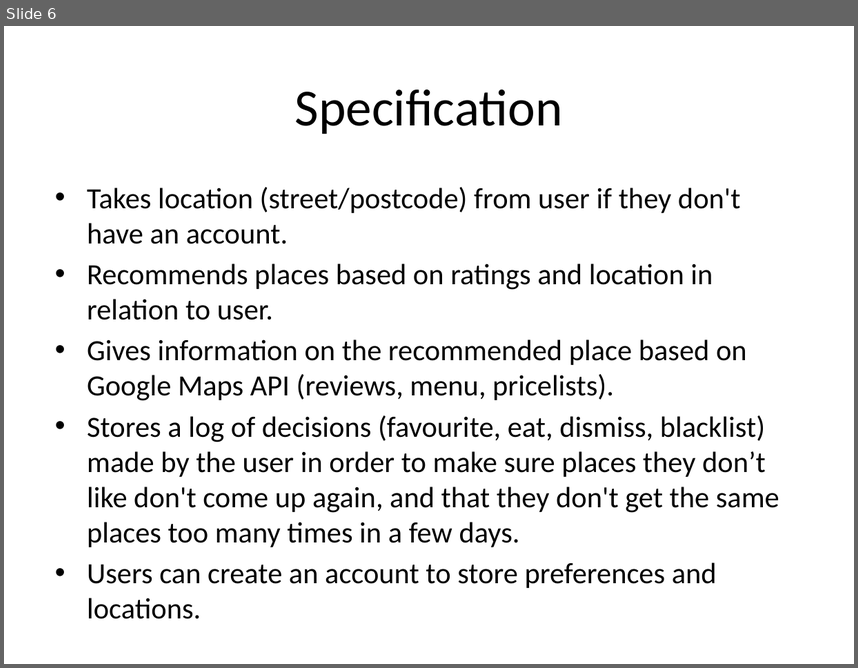
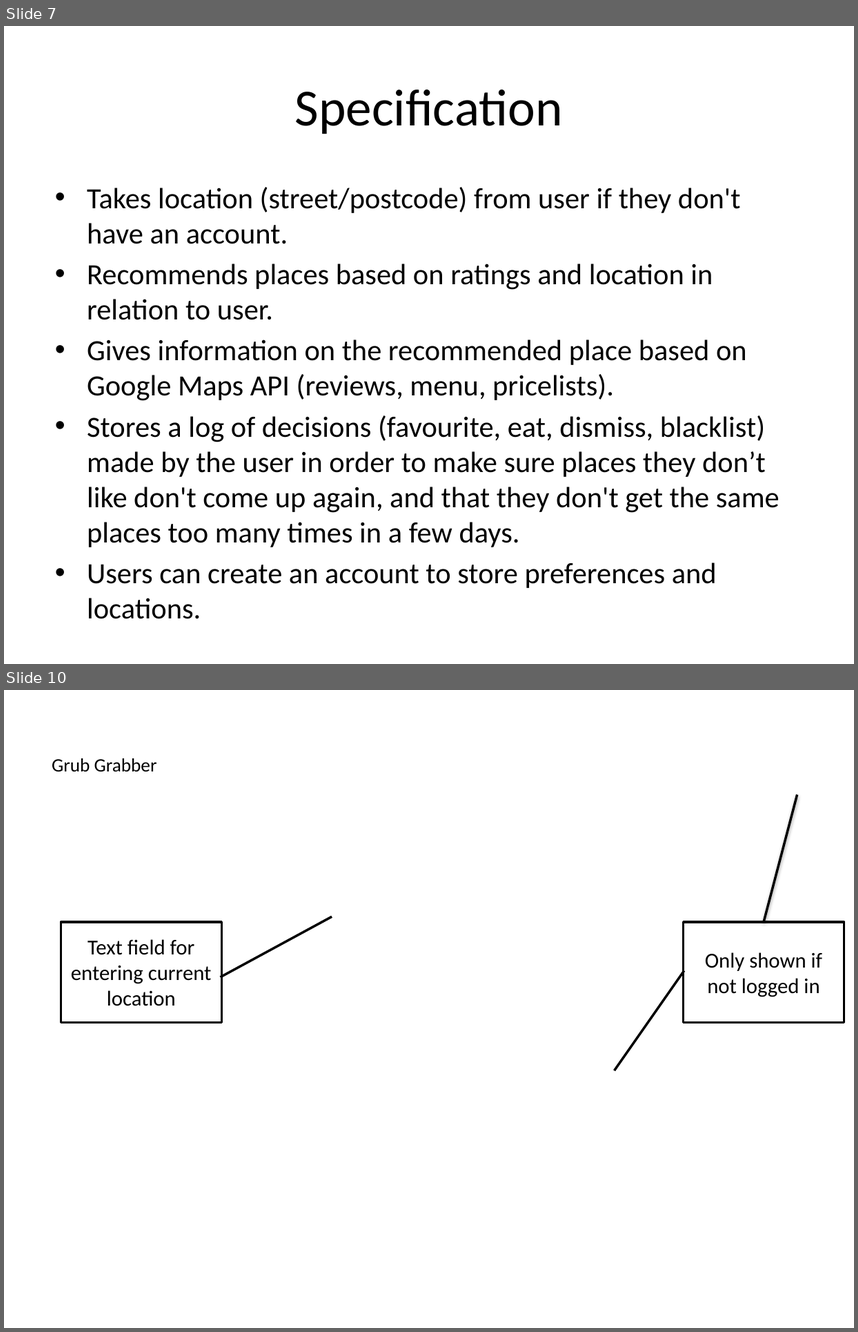
Before and after one commit to isaac-jordan/GrubGrabber, a slide deck: Design/Grub Grabber.pptx. Shown one above the other, each under a label of ours: slide 6 before the commit, slides 7 and 10 after it; the slides between them are not shown. The pictures are 858x668 and 858x1332 pixels, drawn with LibreOffice and Linux fonts; fonts in the diff are those of the drawing; background and template pictures are left out. Boxes give left, top, right and bottom in pixels: in the first picture for what was removed or moved away, otherwise in the second. Text is boxed around its words. In the diff, an @@ line names an element or a change of style, - is before the commit and + after.

```diff
--- a/Design/Grub Grabber.pptx
+++ b/Design/Grub Grabber.pptx
@@ slide 10 added at (4,690,854,1328), background picture (left out) @@
@@ rectangle added at (41,755,168,775), fill #FFFFFF, outline #FFFFFF 2 pt, 16 pt, text #000000 @@
+Grub Grabber
@@ line added from (797, 795) to (764, 922), #000000 2 pt @@
@@ border callout added at (61,922,221,1023), fill #FFFFFF, outline #000000 2 pt, 18 pt, text #000000 @@
+Text field for entering current location
@@ border callout added at (683,922,844,1023), fill #FFFFFF, outline #000000 2 pt, 18 pt, text #000000 @@
+Only shown if not logged in
@@ what was slide 6 is now slide 7 @@
```
Also in this commit, not shown: 5 slides changed, 7 other slides added, 4 slides removed.
